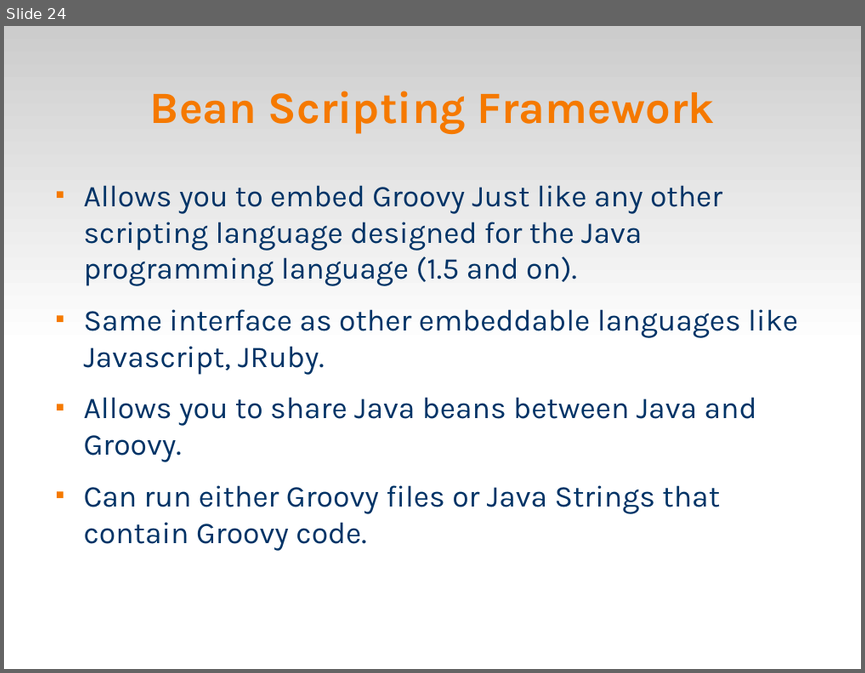
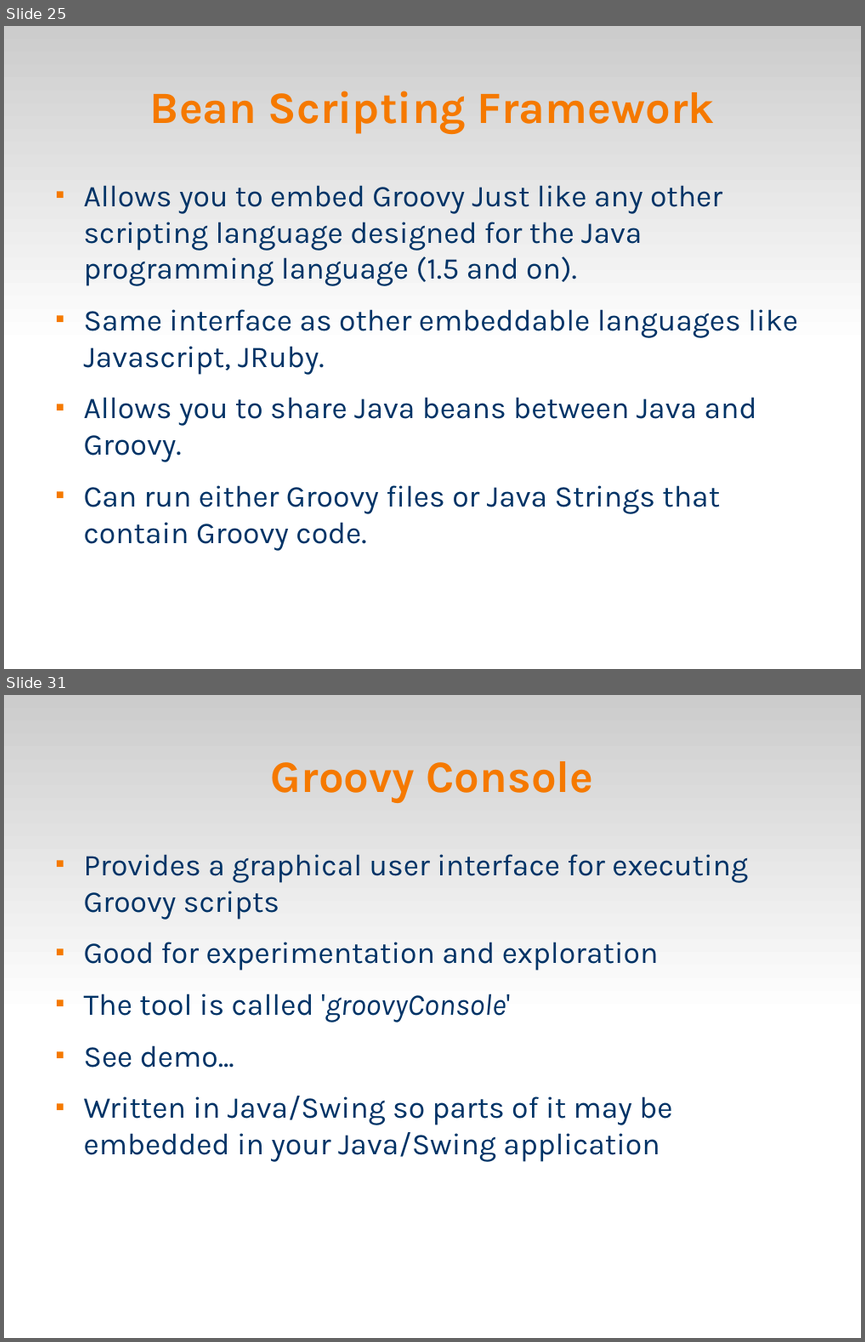
Before and after one commit to veltzer/demos, a slide deck: groovy/groovy.odp. Shown one above the other, each under a label of ours: slide 24 before the commit, slides 25 and 31 after it; the slides between them are not shown. The pictures are 865x673 and 865x1342 pixels, drawn with LibreOffice and Linux fonts; fonts in the diff are those of the drawing. Boxes give left, top, right and bottom in pixels: in the first picture for what was removed or moved away, otherwise in the second. Text is boxed around its words. In the diff, an @@ line names an element or a change of style, - is before the commit and + after.

Commit message:
groovysh examples

```diff
--- a/groovy/groovy.odp
+++ b/groovy/groovy.odp
@@ slide 31 added at bbox=[4, 695, 861, 1338], background #FFFFFF; not listed: 1 template element that a slide beside it also shows @@
@@ title added at bbox=[271, 761, 594, 803], 41.4 pt, text #F57900, bold @@
+Groovy Console
@@ text added at bbox=[84, 854, 748, 1162], 28 pt, text #003366 @@
+■ Provides a graphical user interface for executing Groovy scripts
+■ Good for experimentation and exploration
+■ The tool is called 'groovyConsole'
+■ See demo...
+■ Written in Java/Swing so parts of it may be embedded in your Java/Swing application
@@ what was slide 24 is now slide 25 @@
```
Also in this commit, not shown: 1 slide changed, 6 other slides added, 2 other files.
